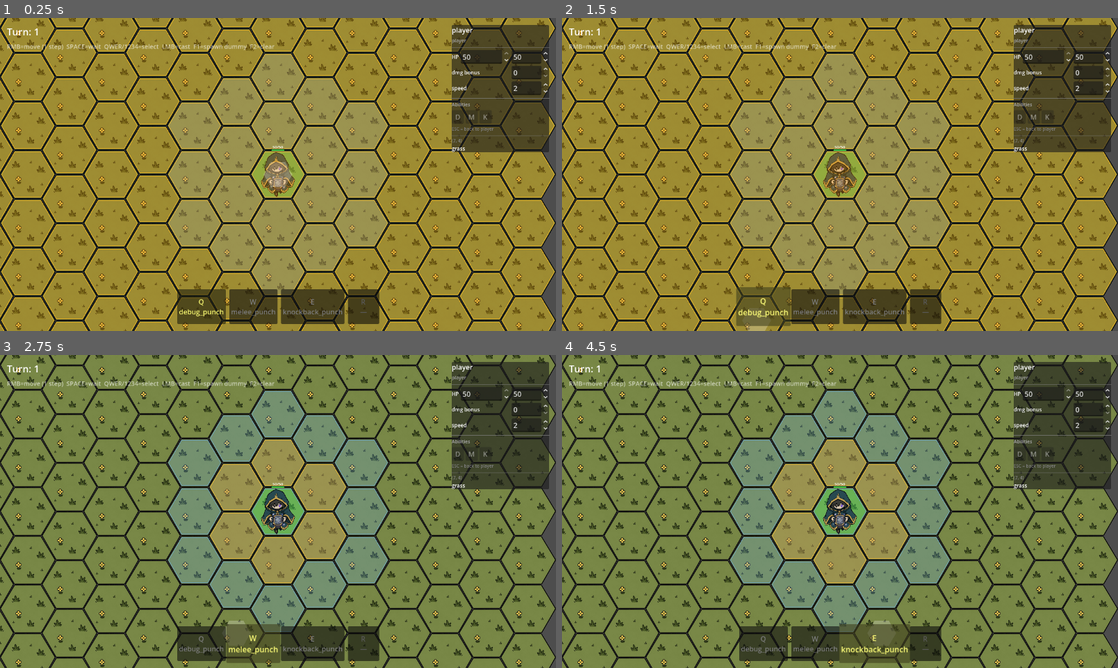
Above: before the commit, frames 1-4 (two rows, left to right).
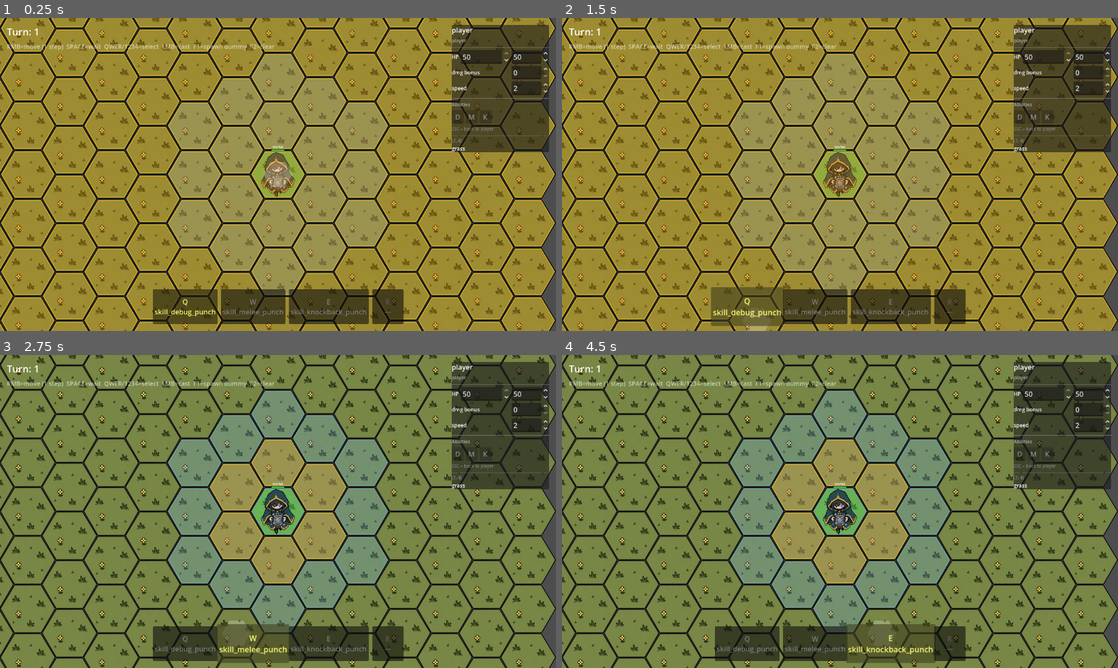
Above: after the commit, the same moments.

Repository: TortikP/GameJamProject
Game: Godot game, scene res://scenes/dev/godmode.tscn
The game is run twice, just before and just after one commit, with the same random seed, the same clock (stepped at 60 frames per second) and the same inputs. This scene is started directly instead of the project's main scene.
Inputs (mouse positions are in pixels of both pictures, inside the frame that each line leads up to):
- Up to frame 1 (0.25 s): no input
- Up to frame 2 (1.5 s): click (762, 305) at 0.5 s, where only the run before the commit has a clickable "Q debug_punch"; click (745, 305) at 1.25 s, where only the run after the commit has a clickable "Q skill_debug_punch"
- Up to frame 3 (2.75 s): click (255, 642) at 2 s, where only the run before the commit has a clickable "W melee_punch"
- Up to frame 4 (4.5 s): click (817, 642) at 2.75 s, where only the run after the commit has a clickable "W skill_melee_punch"; click "R —" at 3.5 s; click (873, 642) at 4.25 s, where only the run before the commit has a clickable "E knockback_punch"

The runs differ from the first frame. In frame 1, 1.7% of the frame differs, in the area x 27-73%, y 86-98%; in frame 2, 1.8%; in frame 3, 1.7%; in frame 4, 2.0%, in the area x 27-73%, y 86-99%.

Commit message:
feat(007): слоты переведены на Skill-объекты
Skill: +can_apply(), +predicted_damage_to(), +get_ability_ids()
data/skills/: skill_debug_punch, skill_melee_punch, skill_knockback_punch, skill_manekin_attack
GodmodeController: _seed_slots/overlay/castable/hover-preview/cast/picker — везде Skill вместо Ability
RMB-пикер теперь листает SkillDatabase вместо AbilityDatabase
AI-враги (attack_ability_id) — без изменений, остаются на AbilityDatabase

Diff:
--- /dev/null
+++ b/data/skills/skill_debug_punch.json
@@ -0,0 +1,15 @@
+{
+  "id": "skill_debug_punch",
+  "cooldown": 0,
+  "abilities": [
+    {
+      "id": "debug_punch",
+      "target": {"kind": "entity", "range": -1},
+      "area":   {"kind": "chain", "max_chain_length": 1},
+      "effects": [
+        {"kind": "damage", "id": "dp_dmg", "type": "damage", "duration": 0, "damage": 5}
+      ],
+      "modifiers": []
+    }
+  ]
+}
--- /dev/null
+++ b/data/skills/skill_knockback_punch.json
@@ -0,0 +1,16 @@
+{
+  "id": "skill_knockback_punch",
+  "cooldown": 0,
+  "abilities": [
+    {
+      "id": "knockback_punch",
+      "target": {"kind": "entity", "range": 1},
+      "area":   {"kind": "chain", "max_chain_length": 1},
+      "effects": [
+        {"kind": "damage",  "id": "kbp_dmg",  "type": "damage", "duration": 0, "damage": 4},
+        {"kind": "move",    "id": "kbp_push", "type": "move",   "duration": 0, "move_type": "push", "move_distance": 2}
+      ],
+      "modifiers": []
+    }
+  ]
+}
--- /dev/null
+++ b/data/skills/skill_manekin_attack.json
@@ -0,0 +1,15 @@
+{
+  "id": "skill_manekin_attack",
+  "cooldown": 0,
+  "abilities": [
+    {
+      "id": "manekin_attack",
+      "target": {"kind": "entity", "range": 1},
+      "area":   {"kind": "chain", "max_chain_length": 1},
+      "effects": [
+        {"kind": "damage", "id": "ma_dmg", "type": "damage", "duration": 0, "damage": 4}
+      ],
+      "modifiers": []
+    }
+  ]
+}
--- /dev/null
+++ b/data/skills/skill_melee_punch.json
@@ -0,0 +1,15 @@
+{
+  "id": "skill_melee_punch",
+  "cooldown": 0,
+  "abilities": [
+    {
+      "id": "melee_punch",
+      "target": {"kind": "entity", "range": 1},
+      "area":   {"kind": "chain", "max_chain_length": 1},
+      "effects": [
+        {"kind": "damage", "id": "mp_dmg", "type": "damage", "duration": 0, "damage": 8}
+      ],
+      "modifiers": []
+    }
+  ]
+}
--- a/scripts/core/skills/skill.gd
+++ b/scripts/core/skills/skill.gd
@@ -19,6 +19,29 @@
 
 func is_ready() -> bool:
 	return _cd_remaining <= 0
+
+
+## Pre-check for UI slot greying. Delegates to first ability.
+func can_apply(caster: Actor, ctx: Dictionary) -> bool:
+	if abilities.is_empty():
+		return false
+	return (abilities[0] as Ability).can_apply(caster, ctx)
+
+
+## Damage preview for hover UI. Sums predicted_damage_to across all abilities.
+func predicted_damage_to(caster: Actor, target: Actor, ctx: Dictionary) -> int:
+	var total: int = 0
+	for ab in abilities:
+		total += (ab as Ability).predicted_damage_to(caster, target, ctx)
+	return total
+
+
+## Returns all contained ability IDs. Used by MoveRangeOverlay for attack-range painting.
+func get_ability_ids() -> Array[StringName]:
+	var ids: Array[StringName] = []
+	for ab in abilities:
+		ids.append((ab as Ability).id)
+	return ids
 
 
 func cast(caster: Actor, ctx: Dictionary) -> bool:
--- a/scripts/presentation/godmode/godmode_controller.gd
+++ b/scripts/presentation/godmode/godmode_controller.gd
@@ -152,24 +152,24 @@
 func _seed_slots() -> void:
 	if _slot_bar_node == null:
 		return
-	var debug_punch: Ability = AbilityDatabase.get_ability(&"debug_punch")
-	if debug_punch != null:
-		_slot_bar_node.set_slot(0, debug_punch)
+	var debug: Skill = SkillDatabase.get_skill(&"skill_debug_punch")
+	if debug != null:
+		_slot_bar_node.set_slot(0, debug)
 	else:
-		GameLogger.warn("Godmode", "debug_punch not found in AbilityDatabase")
-	var melee_punch: Ability = AbilityDatabase.get_ability(&"melee_punch")
-	if melee_punch != null:
-		_slot_bar_node.set_slot(1, melee_punch)
-	var knockback_punch: Ability = AbilityDatabase.get_ability(&"knockback_punch")
-	if knockback_punch != null:
-		_slot_bar_node.set_slot(2, knockback_punch)
+		GameLogger.warn("Godmode", "skill_debug_punch not found in SkillDatabase")
+	var melee: Skill = SkillDatabase.get_skill(&"skill_melee_punch")
+	if melee != null:
+		_slot_bar_node.set_slot(1, melee)
+	var kb: Skill = SkillDatabase.get_skill(&"skill_knockback_punch")
+	if kb != null:
+		_slot_bar_node.set_slot(2, kb)
 	_slot_bar_node.set_active(0)
-	# Sync player abilities for inspector display
+	# Sync player ability IDs for inspector/overlay display
 	var ids: Array[StringName] = []
 	for i in 4:
-		var ab: Ability = _slot_bar_node.get_slot(i) as Ability
-		if ab != null:
-			ids.append(ab.id)
+		var sk: Skill = _slot_bar_node.get_slot(i) as Skill
+		if sk != null:
+			ids.append_array(sk.get_ability_ids())
 	player.set_abilities(ids)
 
 
@@ -229,9 +229,9 @@
 		if _slot_bar_node != null:
 			var active: int = _slot_bar_node.get_active()
 			if active != -1:
-				var ab := _slot_bar_node.get_slot(active) as Ability
-				if ab != null:
-					ability_ids = [ab.id]
+				var sk := _slot_bar_node.get_slot(active) as Skill
+				if sk != null:
+					ability_ids = sk.get_ability_ids()
 	else:
 		ability_ids = _selected.get_abilities()
 	_overlay.show_for(_selected, registry, ability_ids)
@@ -267,19 +267,19 @@
 	}
 	# Slot castability tints
 	for i in 4:
-		var ability := _slot_bar_node.get_slot(i) as Ability
-		var castable: bool = ability != null and ability.can_apply(player, ctx)
+		var skill := _slot_bar_node.get_slot(i) as Skill
+		var castable: bool = skill != null and skill.can_apply(player, ctx)
 		_slot_bar_node.set_castable(i, castable)
 
 	# Damage preview on enemies — only the hovered one shows red strip,
 	# others get cleared. Active slot's ability is the source.
 	var active_idx: int = _slot_bar_node.get_active()
-	var active_ability := _slot_bar_node.get_slot(active_idx) as Ability
+	var active_skill := _slot_bar_node.get_slot(active_idx) as Skill
 	var hover_target: Actor = registry.get_actor(target_id) if target_id != &"" else null
 	var preview_for_hover: int = 0
-	if active_ability != null and hover_target != null and hover_target.team == &"enemy":
-		if active_ability.can_apply(player, ctx):
-			preview_for_hover = active_ability.predicted_damage_to(player, hover_target, ctx)
+	if active_skill != null and hover_target != null and hover_target.team == &"enemy":
+		if active_skill.can_apply(player, ctx):
+			preview_for_hover = active_skill.predicted_damage_to(player, hover_target, ctx)
 	for actor in registry.all():
 		if not (actor is Actor):
 			continue
@@ -387,8 +387,8 @@
 	var active_idx: int = _slot_bar_node.get_active()
 	# If a spell is selected and can cast → cast
 	if active_idx != -1:
-		var ability := _slot_bar_node.get_slot(active_idx) as Ability
-		if ability != null and ability.can_apply(player, ctx):
+		var skill := _slot_bar_node.get_slot(active_idx) as Skill
+		if skill != null and skill.can_apply(player, ctx):
 			_cast_slot(active_idx)
 			return
 	# No cast: inspect hovered actor or hex
@@ -403,8 +403,8 @@
 func _cast_slot(slot_index: int) -> void:
 	if _slot_bar_node == null:
 		return
-	var ability := _slot_bar_node.get_slot(slot_index) as Ability
-	if ability == null:
+	var skill := _slot_bar_node.get_slot(slot_index) as Skill
+	if skill == null:
 		GameLogger.info("Godmode", "slot %d empty" % slot_index)
 		return
 	if grid._moving or _world_processing:
@@ -420,7 +420,7 @@
 		"target_id": target_id,
 		"target_coord": coord,
 	}
-	var did_cast: bool = ability.cast(player, ctx)
+	var did_cast: bool = skill.cast(player, ctx)
 	if not did_cast:
 		return
 	await GameSpeed.wait("godmode", "ability_cast_delay")
@@ -747,12 +747,12 @@
 
 # ── Ability picker (RMB on slot) ───────────────────────────────────────────
 
-## Builds a PopupMenu with all AbilityDatabase IDs. Called once in _ready().
+## Builds a PopupMenu with all SkillDatabase IDs. Called once in _ready().
 func _build_ability_picker() -> void:
 	_ability_picker = PopupMenu.new()
-	_ability_picker.name = "AbilityPicker"
+	_ability_picker.name = "SkillPicker"
 	add_child(_ability_picker)
-	var ids: Array = AbilityDatabase.all_ids()
+	var ids: Array = SkillDatabase.all_ids()
 	ids.sort()
 	for i in ids.size():
 		_ability_picker.add_item(str(ids[i]), i)
@@ -769,13 +769,13 @@
 func _on_ability_picker_selected(item_id: int, ids: Array) -> void:
 	if item_id < 0 or item_id >= ids.size():
 		return
-	var ability_id: StringName = StringName(ids[item_id])
-	var ability: Ability = AbilityDatabase.get_ability(ability_id)
-	if ability == null:
+	var skill_id: StringName = StringName(ids[item_id])
+	var skill: Skill = SkillDatabase.get_skill(skill_id)
+	if skill == null:
 		return
 	if _slot_bar_node != null:
-		_slot_bar_node.set_slot(_picker_target_slot, ability)
-	GameLogger.info("Godmode", "Slot %d ← %s" % [_picker_target_slot, ability_id])
+		_slot_bar_node.set_slot(_picker_target_slot, skill)
+	GameLogger.info("Godmode", "Slot %d ← %s" % [_picker_target_slot, skill_id])
 
 
 # ── 007 skill dev smoke test (F6) ──────────────────────────────────────────
